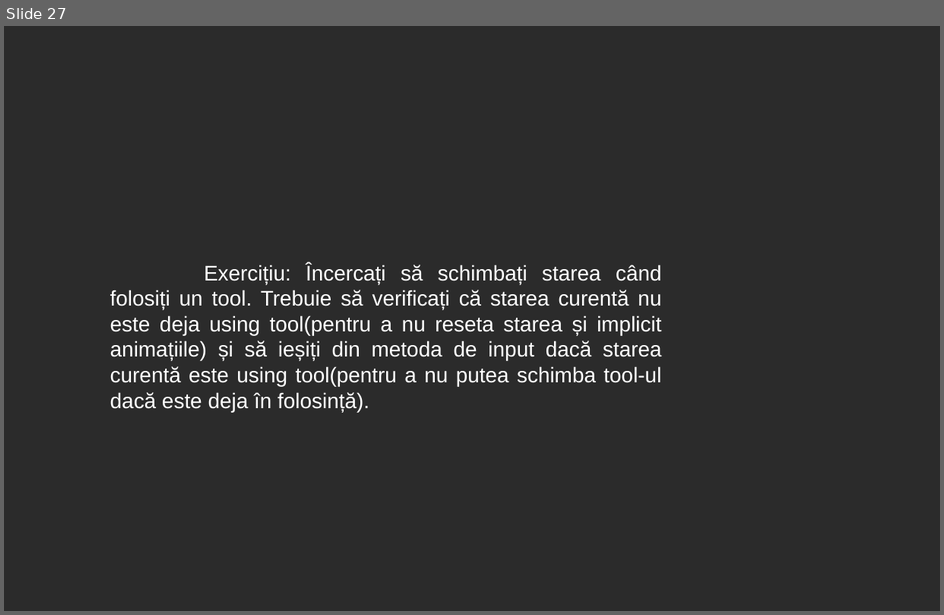
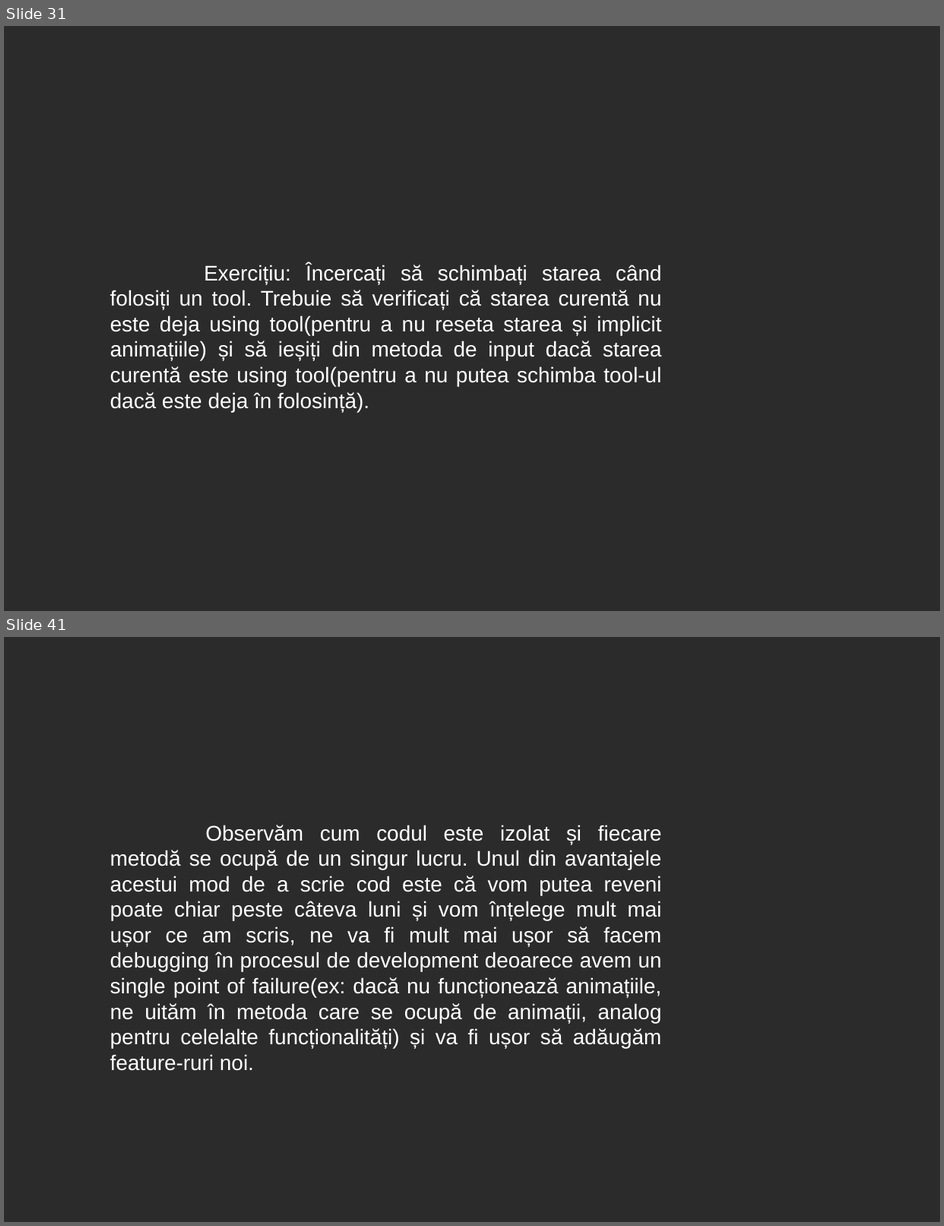
Before and after one commit to 0xspiderr/gdc-upt-presentations, a slide deck: presentation_3/presentation_3.odp. Shown one above the other, each under a label of ours: slide 27 before the commit, slides 31 and 41 after it; the slides between them are not shown. The pictures are 944x615 and 944x1226 pixels, drawn with LibreOffice and Linux fonts; fonts in the diff are those of the drawing; background and template pictures are left out; a plain dark background stands for a picture behind light text. Boxes give left, top, right and bottom in pixels: in the first picture for what was removed or moved away, otherwise in the second. Text is boxed around its words. In the diff, an @@ line names an element or a change of style, - is before the commit and + after.

```diff
--- a/presentation_3/presentation_3.odp
+++ b/presentation_3/presentation_3.odp
@@ slide 41 added at (x1=4, y1=637, x2=940, y2=1222), background picture (left out) @@
@@ text added at (x1=110, y1=825, x2=662, y2=1071), 18 pt, text #FFFFFF @@
+Observăm cum codul este izolat și fiecare metodă se ocupă de un singur lucru. Unul din avantajele acestui mod de a scrie cod este că vom putea reveni poate chiar peste câteva luni și vom înțelege mult mai ușor ce am scris, ne va fi mult mai ușor să facem debugging în procesul de development deoarece avem un single point of failure(ex: dacă nu funcționează animațiile, ne uităm în metoda care se ocupă de animații, analog pentru celelalte funcționalități) și va fi ușor să adăugăm feature-ruri noi.
@@ what was slide 27 is now slide 31 @@
```
Also in this commit, not shown: 1 slide changed, 37 other slides added, 23 other files.
